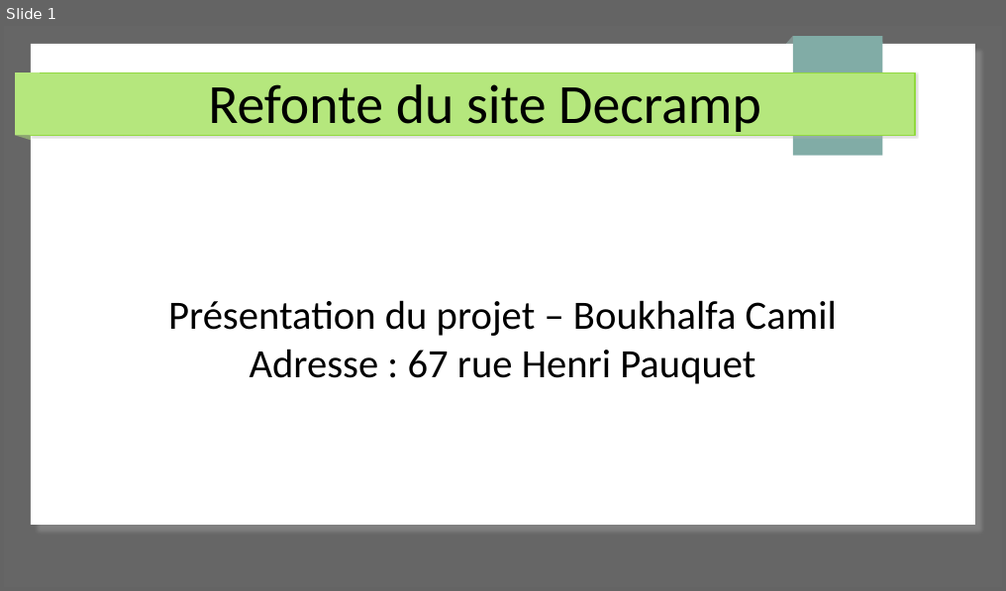
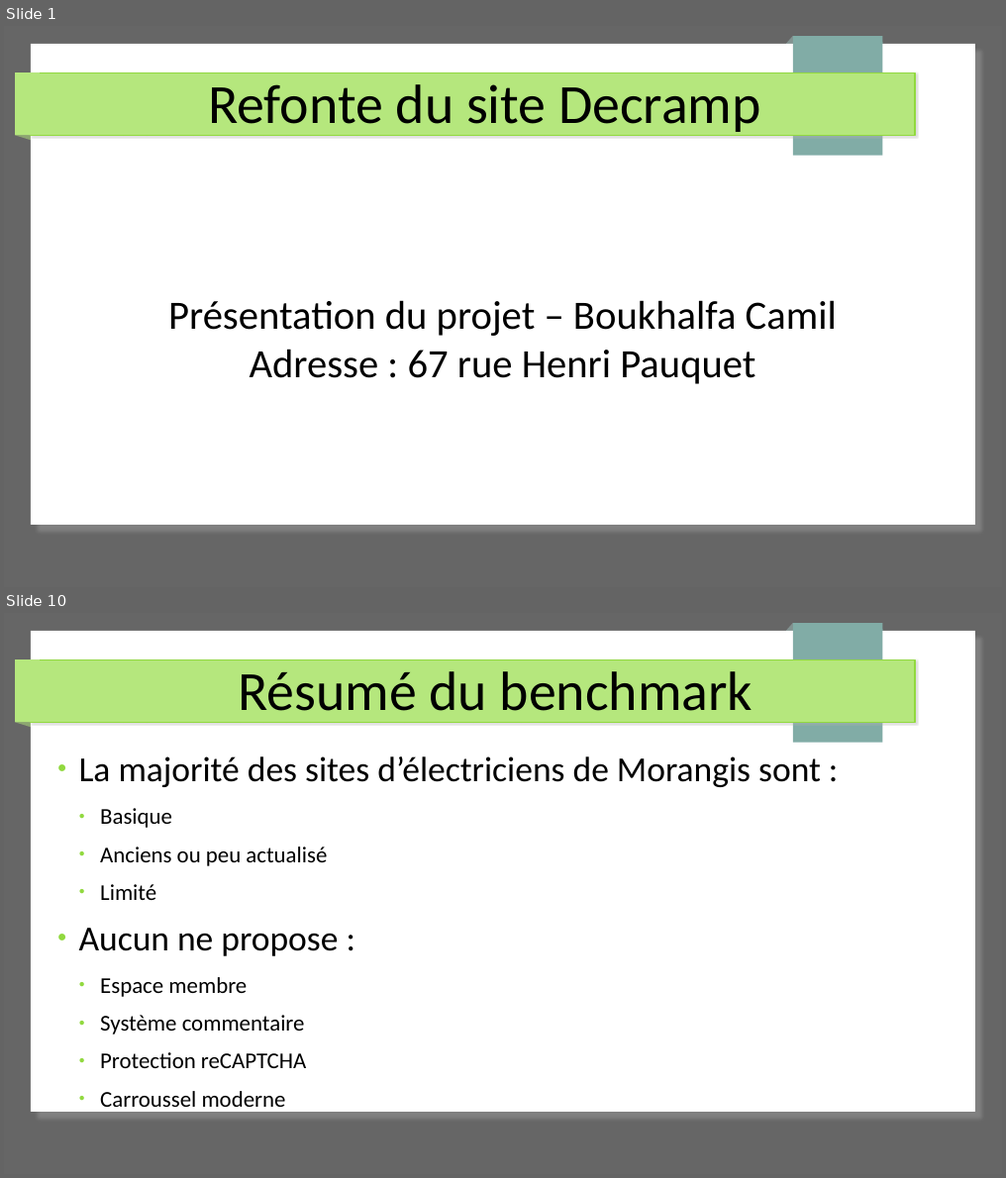
Before and after one commit to Cboukhal/project_exam, a slide deck: Document/projet_exam.odp. Shown one above the other, each under a label of ours: slide 1 before the commit, slides 1 and 10 after it; the slides between them are not shown. The pictures are 1006x591 and 1006x1178 pixels, drawn with LibreOffice and Linux fonts; fonts in the diff are those of the drawing. Boxes give left, top, right and bottom in pixels: in the first picture for what was removed or moved away, otherwise in the second. Text is boxed around its words. In the diff, an @@ line names an element or a change of style, - is before the commit and + after.

```diff
--- a/Document/projet_exam.odp
+++ b/Document/projet_exam.odp
@@ slide 10 added at [4,613,1002,1174], background #666666; not listed: 7 template elements that a slide beside it also shows @@
@@ title added at [238,671,752,724], 44 pt, text #000000 @@
+Résumé du benchmark
@@ text added at [79,757,821,1113], 18 pt, text #000000 @@
+● La majorité des sites d’électriciens de Morangis sont :
+  ● Basique
+  ● Anciens ou peu actualisé
+  ● Limité
+● Aucun ne propose :
+  ● Espace membre
+  ● Système commentaire
+  ● Protection reCAPTCHA
+  ● Carroussel moderne
```
Also in this commit, not shown: 4 slides changed, 15 other slides added, 2 other files.
